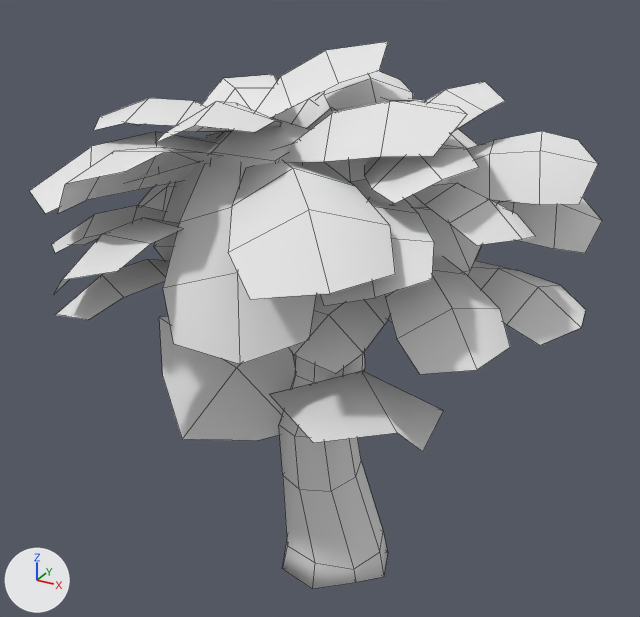
The Blender file Assets/Art/boarforest_Tree/boarforest_tree.blend as it was, and as the next commit left it.
Rendered twice from a camera (50 mm lens) standing at (9.69, -18.26, 16.51) and looking at (-0.58, 0.41, 7.18). The axes (+X, +Y, +Z) are drawn at lower left. The lights are the same throughout. Mesh edges are drawn as thin lines.
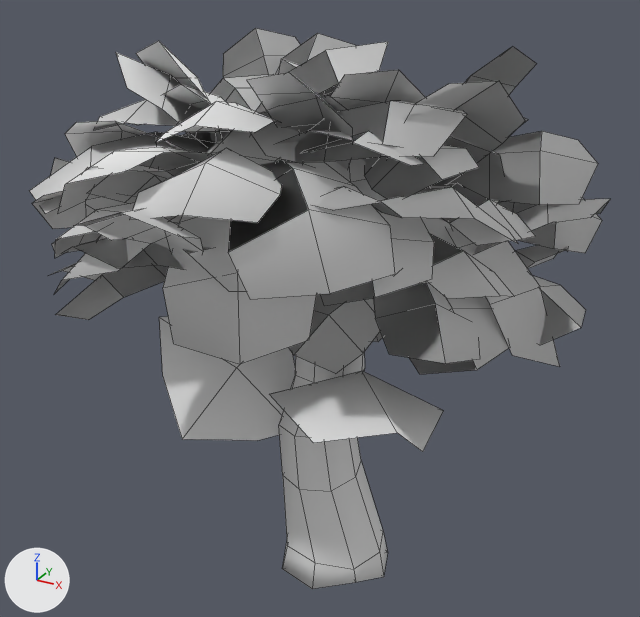
Diff of the bpy script that builds the scene:
```diff
--- a/Assets/Art/boarforest_Tree/boarforest_tree.blend.py
+++ b/Assets/Art/boarforest_Tree/boarforest_tree.blend.py
@@ me_plane_054 @@
 # used by ob_plane_000; location = (-2.83, -2.38, 9.84); rotation_euler = (0.497, 0.0447, -2.503), in degrees (28, 2.6, -143); scale = (1.02, 0.447, 0.447)
-me_plane_054.from_pydata(...)  # 504 vertices, 252 faces; spans x -10.1..3.5, y -14.5..10.2, z -9.0..9.8
+me_plane_054.from_pydata(...)  # 1224 vertices, 612 faces; spans x -10.1..3.5, y -15.1..10.2, z -9.3..13.5
+# me_plane_054 part 1: the loose piece of 12 vertices spanning x -7.7..-5.2, y 1.1..6.7, z -3.2..0.9 is copied, and the copy is multiplied about its middle by the matrix ((1.13, -0.094, -0.117), (0.082, 1.13, -0.125), (0.126, 0.116, 1.127)), then moved by (0.8, -0.1, -2.6); it spans x -7.0..-4.3, y 0.4..7.3, z -5.7..-1.6
+# me_plane_054 part 2: 672 vertices added at x -9.9..3.4, y -15.1..10.1, z -9.3..13.5
 me_plane_054.materials.append(mat_material)
@@ ob_plane_000 @@
 ob_plane_000.scale = (1.02, 0.447, 0.447)
+_m = ob_plane_000.modifiers.new('Set Split Normals', 'NORMAL_EDIT')
```

Location of each change, [x1, y1, x2, y2] in pixels of the pictures (640 x 617 px):
'Plane.000', reshaped, modifiers changed: before [29, 42, 602, 374]; after [29, 28, 610, 374]
part 1 of me_plane_054, added: after [427, 233, 515, 299]
part 2 of me_plane_054, added: after [32, 28, 610, 367]
